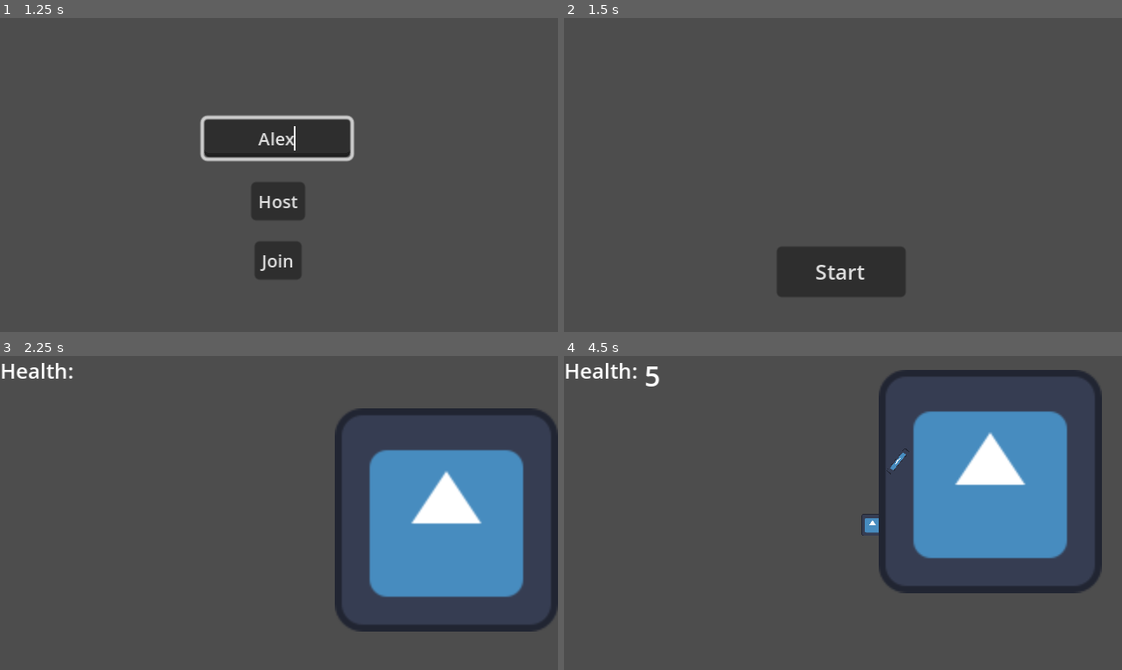
Above: before the commit, frames 1-4 (two rows, left to right).
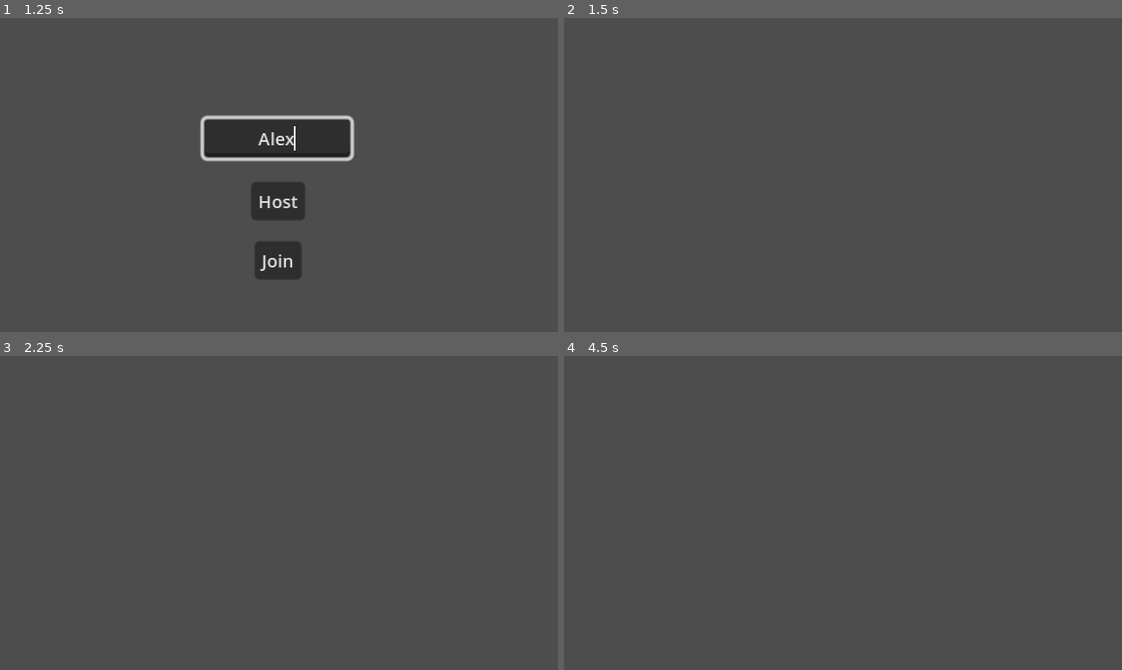
Above: after the commit, the same moments.

Repository: AlexPham0209/tank-turmoil
Game: Godot game, scene res://src/scenes/game.tscn
The game is run twice, just before and just after one commit, with the same random seed, the same clock (stepped at 60 frames per second) and the same inputs. The engine's default icon, where the game draws it, is replaced by a stand-in: a white triangle on a blue panel in a dark square.
Inputs (mouse positions are in pixels of both pictures, inside the frame that each line leads up to):
- Up to frame 1 (1.25 s): click (279, 137) at 0.52 s; type "Alex" at 0.6 s
- Up to frame 2 (1.5 s): click "Host" at 1.25 s
- Up to frame 3 (2.25 s): click (279, 610) at 2 s, where only the run before the commit has a clickable "Start"
- Up to frame 4 (4.5 s): tap Enter at 2.75 s; move the mouse to (965, 497) at 2.77 s; hold D (right) 2.78-3.53 s; click (965, 497) at 2.85 s; tap Space at 3.5 s; move the mouse to (731, 528) at 3.52 s; hold S (down) 3.53-4.28 s; click (731, 528) at 3.6 s; move the mouse to (898, 443) at 4.27 s; hold D (right) from 4.28 s (still down); click (898, 443) at 4.35 s

Frame 1 is identical in both runs. In frame 2, 3.5% of the frame differs, in the area x 38-62%, y 73-89%; in frame 3, 17%; in frame 4, 17%, in the area x 0-97%, y 2-76%.

Commit message:
Added very basic gameplay loop

Diff:
--- a/src/scenes/game.tscn
+++ b/src/scenes/game.tscn
@@ -25,7 +25,6 @@
 grow_horizontal = 2
 grow_vertical = 2
 script = ExtResource("3_avc74")
-metadata/_edit_use_anchors_ = true
 
 [node name="TextEdit" type="LineEdit" parent="UI"]
 layout_mode = 1
--- a/src/scenes/lobby.tscn
+++ b/src/scenes/lobby.tscn
@@ -2,27 +2,32 @@
 
 [ext_resource type="Script" path="res://src/scripts/lobby.gd" id="1_ocf4c"]
 
-[node name="Lobby" type="Control"]
+[node name="Lobby" type="CanvasLayer"]
+script = ExtResource("1_ocf4c")
+
+[node name="Control" type="Control" parent="."]
 layout_mode = 3
 anchors_preset = 15
 anchor_right = 1.0
 anchor_bottom = 1.0
 grow_horizontal = 2
 grow_vertical = 2
-script = ExtResource("1_ocf4c")
 
-[node name="Container" type="VBoxContainer" parent="."]
-layout_mode = 0
-offset_left = 122.0
-offset_top = 50.0
-offset_right = 163.0
-offset_bottom = 100.0
+[node name="Container" type="VBoxContainer" parent="Control"]
+layout_mode = 1
+anchors_preset = 8
+anchor_left = 0.5
+anchor_top = 0.5
+anchor_right = 0.5
+anchor_bottom = 0.5
+offset_left = -75.0
+offset_top = -62.0
+offset_right = 75.0
+offset_bottom = 30.0
+grow_horizontal = 2
+grow_vertical = 2
 
-[node name="MultiplayerSpawner" type="MultiplayerSpawner" parent="."]
-_spawnable_scenes = PackedStringArray("res://src/scenes/name_label.tscn")
-spawn_path = NodePath("../Container")
-
-[node name="Start" type="Button" parent="."]
+[node name="Start" type="Button" parent="Control"]
 layout_mode = 0
 offset_left = 122.0
 offset_top = 131.0
@@ -31,4 +36,8 @@
 theme_override_font_sizes/font_size = 12
 text = "Start"
 
-[connection signal="pressed" from="Start" to="." method="start_game"]
+[node name="MultiplayerSpawner" type="MultiplayerSpawner" parent="Control"]
+_spawnable_scenes = PackedStringArray("res://src/scenes/name_label.tscn")
+spawn_path = NodePath("../Container")
+
+[connection signal="pressed" from="Control/Start" to="." method="start_game"]
--- a/src/scenes/round.tscn
+++ b/src/scenes/round.tscn
@@ -7,12 +7,18 @@
 [node name="Round" type="Node2D"]
 script = ExtResource("1_ko5vf")
 
+[node name="Bullets" type="Node2D" parent="."]
+
 [node name="Players" type="Node2D" parent="."]
 
 [node name="MultiplayerSpawner" type="MultiplayerSpawner" parent="."]
-_spawnable_scenes = PackedStringArray("res://src/scenes/player.tscn", "res://src/scenes/bullet.tscn")
+_spawnable_scenes = PackedStringArray("res://src/scenes/player.tscn")
 spawn_path = NodePath("../Players")
 spawn_limit = 4
+
+[node name="MultiplayerSpawner2" type="MultiplayerSpawner" parent="."]
+_spawnable_scenes = PackedStringArray("res://src/scenes/bullet.tscn")
+spawn_path = NodePath("../Bullets")
 
 [node name="Spawn" type="Marker2D" parent="."]
 position = Vector2(161, 89)
--- a/src/scenes/score.tscn
+++ b/src/scenes/score.tscn
@@ -1,4 +1,20 @@
-[gd_scene format=3 uid="uid://bukdxdbd5po4d"]
+[gd_scene load_steps=3 format=3 uid="uid://bukdxdbd5po4d"]
+
+[ext_resource type="Script" path="res://src/scripts/score.gd" id="1_qwy14"]
+
+[sub_resource type="SceneReplicationConfig" id="SceneReplicationConfig_onfty"]
+properties/0/path = NodePath("Wins:text")
+properties/0/spawn = true
+properties/0/replication_mode = 1
+properties/1/path = NodePath("Kills:text")
+properties/1/spawn = true
+properties/1/replication_mode = 1
+properties/2/path = NodePath("Deaths:text")
+properties/2/spawn = true
+properties/2/replication_mode = 1
+properties/3/path = NodePath("Player:text")
+properties/3/spawn = true
+properties/3/replication_mode = 1
 
 [node name="Score" type="Control"]
 layout_mode = 3
@@ -8,9 +24,10 @@
 grow_vertical = 2
 size_flags_horizontal = 3
 size_flags_vertical = 3
+script = ExtResource("1_qwy14")
 metadata/_edit_use_anchors_ = true
 
-[node name="Name" type="Label" parent="."]
+[node name="Player" type="Label" parent="."]
 layout_mode = 0
 offset_right = 64.0
 offset_bottom = 23.0
@@ -40,3 +57,6 @@
 offset_bottom = 23.0
 text = "0"
 horizontal_alignment = 1
+
+[node name="MultiplayerSynchronizer" type="MultiplayerSynchronizer" parent="."]
+replication_config = SubResource("SceneReplicationConfig_onfty")
--- a/src/scenes/scoreboard.tscn
+++ b/src/scenes/scoreboard.tscn
@@ -2,16 +2,18 @@
 
 [ext_resource type="Script" path="res://src/scripts/scoreboard.gd" id="1_1c6i5"]
 
-[node name="Scoreboard" type="Control"]
+[node name="Scoreboard" type="CanvasLayer"]
+script = ExtResource("1_1c6i5")
+
+[node name="Control" type="Control" parent="."]
 layout_mode = 3
 anchors_preset = 15
 anchor_right = 1.0
 anchor_bottom = 1.0
 grow_horizontal = 2
 grow_vertical = 2
-script = ExtResource("1_1c6i5")
 
-[node name="VBoxContainer" type="VBoxContainer" parent="."]
+[node name="Scores" type="VBoxContainer" parent="Control"]
 layout_mode = 1
 anchors_preset = 8
 anchor_left = 0.5
@@ -24,3 +26,12 @@
 offset_bottom = 63.5
 grow_horizontal = 2
 grow_vertical = 2
+
+[node name="Timer" type="Timer" parent="Control"]
+wait_time = 2.0
+
+[node name="MultiplayerSpawner" type="MultiplayerSpawner" parent="Control"]
+_spawnable_scenes = PackedStringArray("res://src/scenes/score.tscn")
+spawn_path = NodePath("../Scores")
+
+[connection signal="timeout" from="Control/Timer" to="." method="_on_timer_timeout"]
--- a/src/scenes/winning_screen.tscn
+++ b/src/scenes/winning_screen.tscn
@@ -1,3 +1,9 @@
-[gd_scene format=3 uid="uid://b6l7wtdba7f62"]
+[gd_scene load_steps=2 format=3 uid="uid://b6l7wtdba7f62"]
+
+[ext_resource type="Texture2D" uid="uid://p1h3ic7diw3i" path="res://icon.svg" id="1_5lvsk"]
 
 [node name="WinningScreen" type="Node2D"]
+
+[node name="Icon" type="Sprite2D" parent="."]
+position = Vector2(214, 73)
+texture = ExtResource("1_5lvsk")
--- a/src/scripts/lobby.gd
+++ b/src/scripts/lobby.gd
@@ -1,12 +1,12 @@
-extends Control
+extends CanvasLayer
 
 var name_label : PackedScene = preload("res://src/scenes/name_label.tscn")
 
 var names : Dictionary = Dictionary()
 var player_order : Array[int]
 
-@onready var container : VBoxContainer = $Container
-@onready var start_button : Button = $Start
+@onready var container : VBoxContainer = $Control/Container
+@onready var start_button : Button = $Control/Start
 
 # Called when the node enters the scene tree for the first time.
 func _ready() -> void:
@@ -28,9 +28,10 @@
 	instance.text = player_info.name
 	names[id] = instance
 	container.add_child(instance, true)
+	player_order.append(id)
 
-	if names.size() == 1:
-		show_button.rpc_id(id)
+	if names.size() > 1:
+		show_button.rpc_id(player_order[0])
 
 func remove_player(id : int):
 	var name = names[id]
--- a/src/scripts/player.gd
+++ b/src/scripts/player.gd
@@ -8,6 +8,8 @@
 @export var speed : float = 300.0
 
 @export var id := 1
+
+var bullet_path : Node2D
 
 @onready var name_label : Label = $NameLabel
 @onready var player_input : PlayerInput = $PlayerInput
@@ -104,7 +106,10 @@
 	var direction : Vector2 = player_input.mouse_position.normalized()
 	instance.rotation = direction.angle()
 	instance.direction = direction
-	get_tree().current_scene.add_child(instance)
+	instance.id = id
+
+	if bullet_path != null:
+		bullet_path.add_child(instance, true)
 
 func on_take_damage(hitbox : Hitbox) -> void:
 	health -= hitbox.damage
@@ -112,9 +117,7 @@
 	if health <= 0:
 		GameManager.increase_kills.rpc(hitbox.id)
 		GameManager.increase_deaths.rpc(id)
+		death.emit()
 		set_state.rpc(State.DEAD)
 	else:
 		set_state.rpc(State.HURT)
-
-func _exit_tree() -> void:
-	death.emit()
--- a/src/scripts/round.gd
+++ b/src/scripts/round.gd
@@ -2,6 +2,7 @@
 extends Node
 
 @onready var players = $Players
+@onready var bullets = $Bullets
 @onready var spawn : Marker2D = $Spawn
 var player : PackedScene = preload("res://src/scenes/player.tscn")
 
@@ -9,7 +10,6 @@
 	if not multiplayer.is_server():
 		return
 
-	await get_tree().create_timer(2.0).timeout
 	MultiplayerManager.player_connected.connect(add_player)
 	MultiplayerManager.player_disconnected.connect(remove_player)
 
@@ -19,10 +19,10 @@
 	add_player(multiplayer.get_unique_id(), MultiplayerManager.player_info)
 
 func player_killed():
-	print(players.get_children().size())
-	if players.get_children().size() <= 1:
+	if players.get_children().size() <= 2:
 		GameManager.increase_wins.rpc(players.get_children()[0].id)
-		print(GameManager.scores)
+		print("ROUND WON")
+		MultiplayerManager.change_level.emit(load("res://src/scenes/scoreboard.tscn"))
 
 func add_player(id : int, player_info : PlayerInfo) -> void:
 	var instance : Player = player.instantiate()
@@ -30,8 +30,8 @@
 	instance.id = id
 	instance.username = player_info.name
 	instance.global_position = spawn.global_position
-	instance.tree_exited.connect(player_killed)
-
+	instance.death.connect(player_killed)
+	instance.bullet_path = bullets
 	players.add_child(instance, true)
 
 func remove_player(id : int) -> void:
--- /dev/null
+++ b/src/scripts/score.gd
@@ -0,0 +1,18 @@
+class_name Score
+extends Control
+
+var player : String = ""
+var wins : int = 0
+var kills : int = 0
+var deaths : int = 0
+
+@onready var player_label : Label = $Player
+@onready var wins_label : Label = $Wins
+@onready var kills_label : Label = $Kills
+@onready var deaths_label : Label = $Deaths
+
+func _ready() -> void:
+	player_label.text = str(player)
+	wins_label.text = str(wins)
+	kills_label.text = str(kills)
+	deaths_label.text = str(deaths)
--- a/src/scripts/scoreboard.gd
+++ b/src/scripts/scoreboard.gd
@@ -1,12 +1,35 @@
-extends Control
+extends CanvasLayer
 
-signal change_scene(scene : PackedScene)
+var score : PackedScene = preload("res://src/scenes/score.tscn")
 
+@onready var timer : Timer = $Control/Timer
+@onready var scores : VBoxContainer = $Control/Scores
 # Called when the node enters the scene tree for the first time.
 func _ready() -> void:
-	pass # Replace with function body.
+	if not multiplayer.is_server():
+		return
+
+	var players = GameManager.scores.keys()
+	players.sort_custom(func(a, b): return GameManager.scores[a]["wins"] > GameManager.scores[b]["wins"])
+
+	for player in players:
+		add_score(player)
+
+	timer.start()
 
 
-# Called every frame. 'delta' is the elapsed time since the previous frame.
-func _process(delta: float) -> void:
-	pass
+func add_score(player : int) -> void:
+	var player_score = GameManager.scores[player]
+	print(GameManager.scores[player])
+
+	var instance : Score = score.instantiate()
+	instance.player = player_score["name"]
+	instance.wins = player_score["wins"]
+	instance.kills = player_score["kills"]
+	instance.deaths = player_score["deaths"]
+
+	scores.add_child(instance, true)
+
+
+func _on_timer_timeout() -> void:
+	GameManager.next_round()
--- a/src/singletons/game_manager.gd
+++ b/src/singletons/game_manager.gd
@@ -5,17 +5,20 @@
 var scores = Dictionary()
 
 var max_rounds = 3
-var rounds = 1
+var rounds = 0
 
 func _ready() -> void:
 	MultiplayerManager.player_connected.connect(add_player)
 	MultiplayerManager.player_disconnected.connect(remove_player)
 
 func next_round() -> void:
+	print("change")
 	if rounds == max_rounds:
 		MultiplayerManager.change_level.emit(winning_screen)
 		return
+
 	MultiplayerManager.change_level.emit(round)
+	rounds += 1
 
 func add_player(id : int, player_info : PlayerInfo) -> void:
 	var stats = {
@@ -32,15 +35,15 @@
 
 @rpc("any_peer", "call_local")
 func increase_kills(id : int) -> void:
-	scores[id]["kills"] += scores[id]["kills"] + 1
+	scores[id]["kills"] += 1
 
 @rpc("any_peer", "call_local")
 func increase_wins(id : int) -> void:
-	scores[id]["wins"] += scores[id]["wins"] + 1
+	scores[id]["wins"] += 1
 
 @rpc("any_peer", "call_local")
 func increase_deaths(id : int) -> void:
-	scores[id]["deaths"] += scores[id]["deaths"] + 1
+	scores[id]["deaths"] += 1
 
 @rpc("any_peer", "call_local")
 func reset() -> void:
